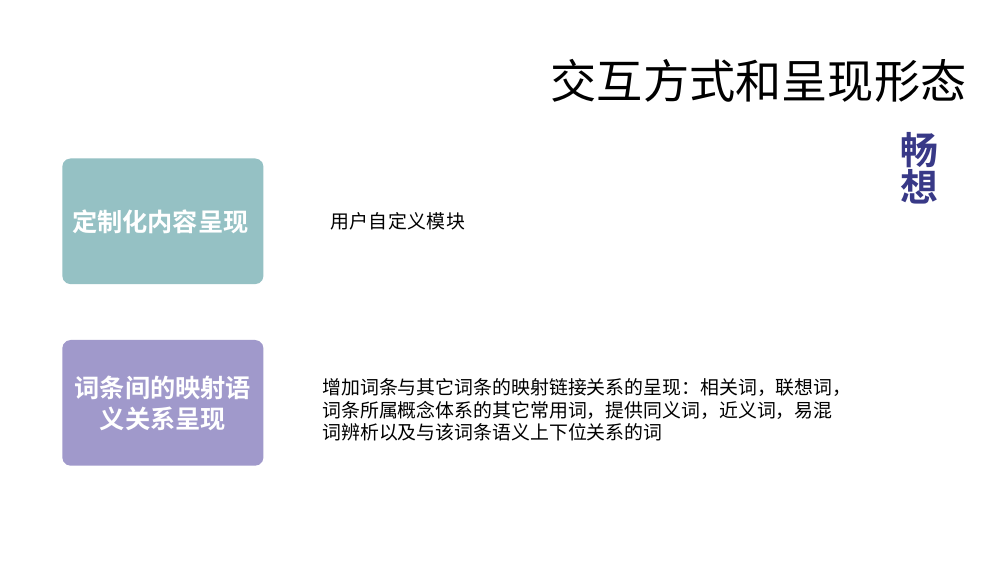
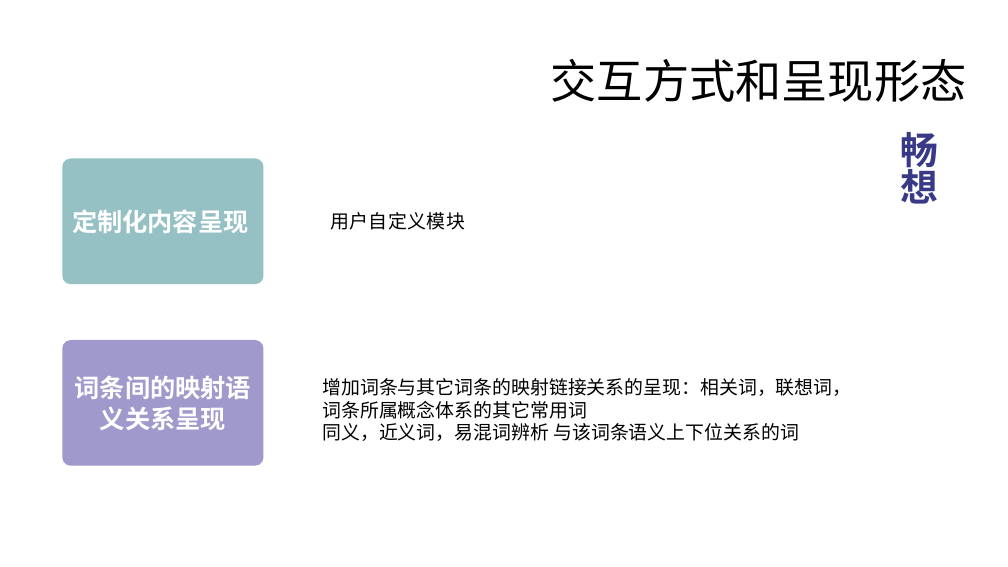
Before and after one commit to peijiawen98/TLK_1107, a slide deck: slide 27 of 电子词典需求分析.pptx. Drawn at 1008x567 pixels with LibreOffice and Linux fonts; fonts in the diff are those of the drawing. Boxes give left, top, right and bottom in pixels: in the first picture for what was removed or moved away, otherwise in the second. Text is boxed around its words. In the diff, an @@ line names an element or a change of style, - is before the commit and + after.

```diff
--- a/电子词典需求分析.pptx
+++ b/电子词典需求分析.pptx
@@ text at (322, 378, 851, 441): text changed @@
-增加词条与其它词条的映射链接关系的呈现：相关词，联想词，词条所属概念体系的其它常用词，提供同义词，近义词，易混词辨析以及与该词条语义上下位关系的词
+增加词条与其它词条的映射链接关系的呈现：相关词，联想词，词条所属概念体系的其它常用词
+同义，近义词，易混词辨析 与该词条语义上下位关系的词
```
Also in this commit, not shown: 4 other slides changed.
